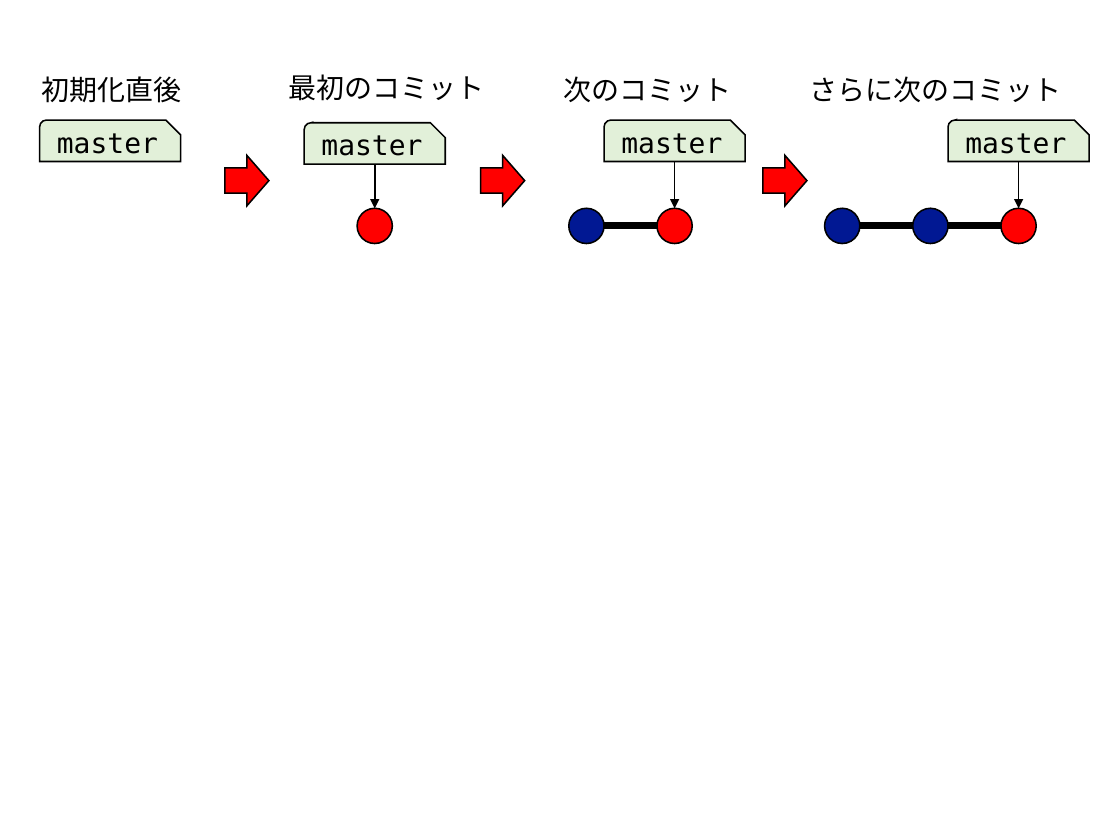
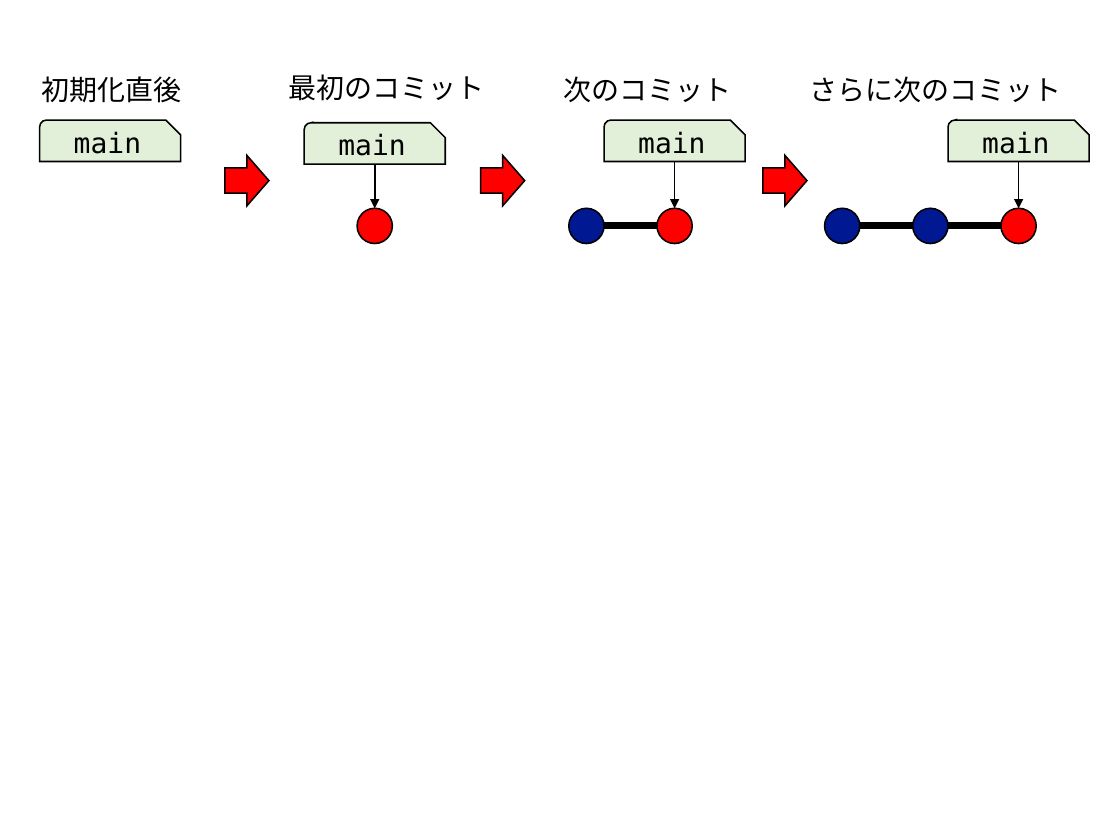
Before and after one commit to kaityo256/github, a slide deck: slide 10 of term/fig/fig.pptx (slide 8 before the commit). Drawn at 1120x840 pixels with LibreOffice and Linux fonts; fonts in the diff are those of the drawing. Boxes give left, top, right and bottom in pixels: in the first picture for what was removed or moved away, otherwise in the second. Text is boxed around its words. In the diff, an @@ line names an element or a change of style, - is before the commit and + after.

```diff
--- a/term/fig/fig.pptx
+++ b/term/fig/fig.pptx
@@ text in snip round rect at bbox=[74, 131, 141, 154]: text changed @@
-master
+main
@@ text in snip round rect at bbox=[338, 133, 405, 156]: text changed @@
-master
+main
@@ text in snip round rect at bbox=[638, 131, 705, 154]: text changed @@
-master
+main
@@ text in snip round rect at bbox=[982, 131, 1049, 154]: text changed @@
-master
+main
```
Also in this commit, not shown: 8 other slides changed, 2 slides added.
